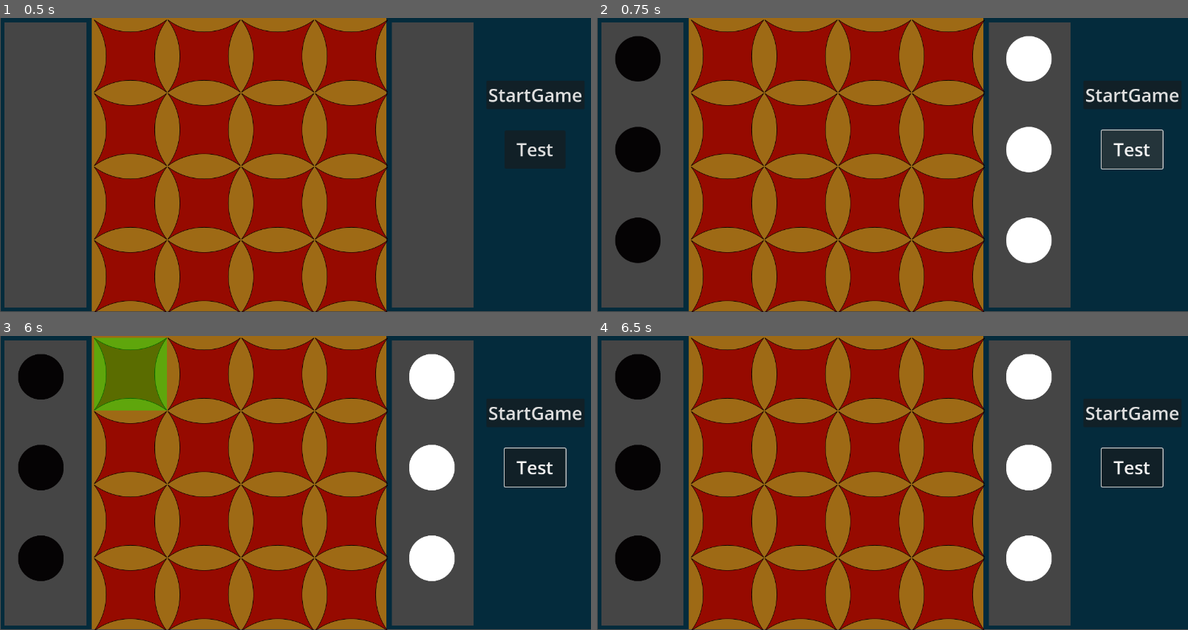
Above: before the commit, frames 1-4 (two rows, left to right).
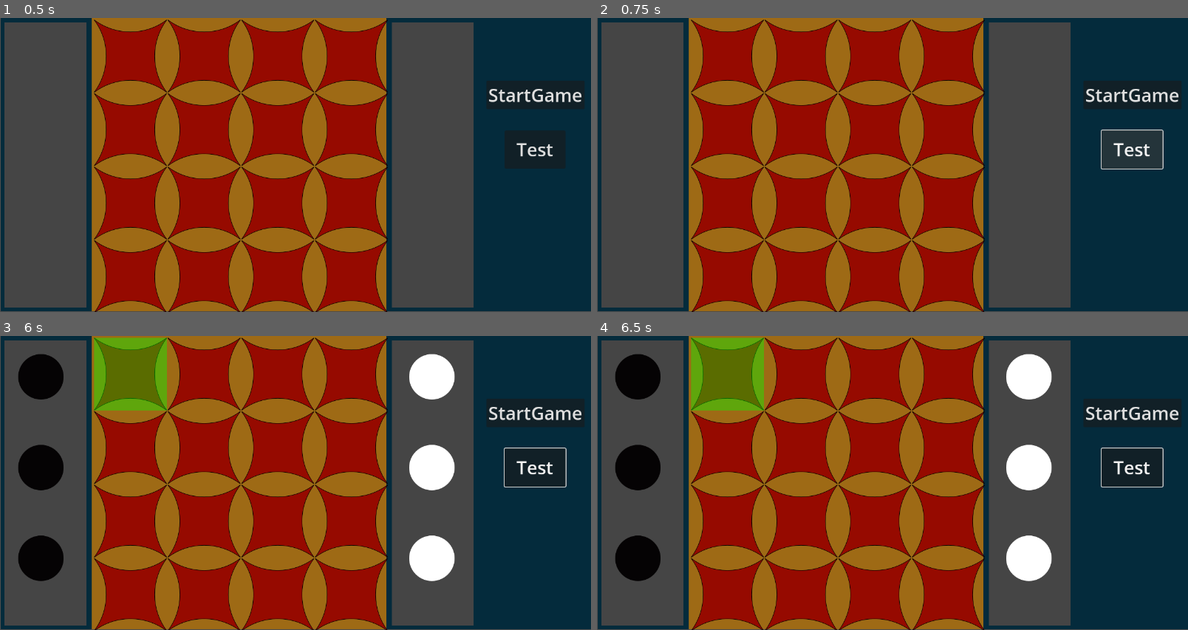
Above: after the commit, the same moments.

Repository: Abdelrahman-Sherif-Fayez/Gobblet-Game
Game: Godot game, scene res://gui.tscn
The game is run twice, just before and just after one commit, with the same random seed, the same clock (stepped at 60 frames per second) and the same inputs.
Inputs (mouse positions are in pixels of both pictures, inside the frame that each line leads up to):
- Up to frame 1 (0.5 s): no input
- Up to frame 2 (0.75 s): click "Test" at 0.5 s
- Up to frame 3 (6 s): click "StartGame" at 1.25 s; click "StartGame" at 2 s; click "Test" at 2.75 s; click "StartGame" at 3.5 s; click "Test" at 4.25 s; tap Enter at 5 s; move the mouse to (425, 468) at 5.02 s; right-click (425, 468) at 5.1 s; click (425, 468) at 5.17 s; tap Space at 5.75 s; move the mouse to (177, 497) at 5.77 s; click (177, 497) at 5.85 s
- Up to frame 4 (6.5 s): right-click (774, 497) at 6.05 s

Frame 1 is identical in both runs. In frame 2, 5.7% of the frame differs, in the area x 3-77%, y 6-84%; in frame 3, 0.1%; in frame 4, 3.2%.

Commit message:
Added comment + Removed right click to deselect a piece
Added commento set_board_filter fn
Commented unneeded state in tile and removed deselect a piece as once a piece is selected it must be played

Diff:
--- a/GUI.gd
+++ b/GUI.gd
@@ -29,9 +29,7 @@
 	#piece_array.fill(0)
 
 func _process(_delta):
-	if Input.is_action_just_pressed("mouse_right") and piece_selected:
-		piece_selected = null
-		clear_board_filter()
+	pass
 
 func create_tile(pos_vector):
 	var new_tile = tile_scene.instantiate()
@@ -110,7 +108,7 @@
 	for i in grid_array:
 		i.set_filter()
 
-func set_board_filter(bitmap:int): # here bitmap max value is 2^16-1
+func set_board_filter(bitmap:int): # here bitmap max value is 2^16-1 and bitmap represents the legal tiles to move to
 	for i in range(16):
 		if bitmap & 1:
 			grid_array[i].set_filter(DataHandler.tile_states.FREE)
@@ -153,14 +151,28 @@
 	var test_white_pieces = [0b0000000000000000, 0b0000000000000000, 0b0000000000000000, 0b0000000000000000]
 	var test_black_pieces = [0b0000000000000000, 0b0000000000000000, 0b0000000000000000, 0b0000000000000000]
 
+	set_board_filter(test_black_pieces[0])
+	set_board_filter(test_white_pieces[3])
+
+	#for i in range(4):
+		#var location = randi_range(0,15)
+		#var stack_no = randi_range(0,2)
+		#add_piece(DataHandler.PieceNames.BLACK_100, location, 1, stack_no)
+		#add_piece(DataHandler.PieceNames.BLACK_25, (location+1)%16, 1, stack_no)
+		#add_piece(DataHandler.PieceNames.BLACK_75, (location+2)%16, 1, stack_no)
+		#add_piece(DataHandler.PieceNames.WHITE_25, (location+5)%16, 0, stack_no)
+		#add_piece(DataHandler.PieceNames.WHITE_75, (location+8)%16, 0, stack_no)
+
+
 	# Set the board with these test states
-	bitboard.set_board(test_white_pieces, test_black_pieces)
+	#bitboard.set_board(test_white_pieces, test_black_pieces)
 
 	# Call the has_won function and print the result
-	var result = bitboard.has_won()
-	print(result)
+	#var result = bitboard.has_won()
+	#print(result)
+
 	#Initializing Black and White Pieces (3 stacks with 4 pieces for each)
-	Initialize_gobblet_board()
+	#Initialize_gobblet_board()
 
 
 func _on_start_game_button_pressed():
--- a/tile.gd
+++ b/tile.gd
@@ -14,8 +14,8 @@
 			filter_path.color = Color(0,0,0,0)
 		DataHandler.tile_states.FREE:
 			filter_path.color = Color(0,1,0,0.4)
-		DataHandler.tile_states.SELECTED:
-			filter_path.color = Color(0,1,1,0.4)
+		#DataHandler.tile_states.SELECTED:
+			#filter_path.color = Color(0,1,1,0.4)
 
 func _on_filter_gui_input(event: InputEvent):
 	if event.is_action_pressed("mouse_left"):
